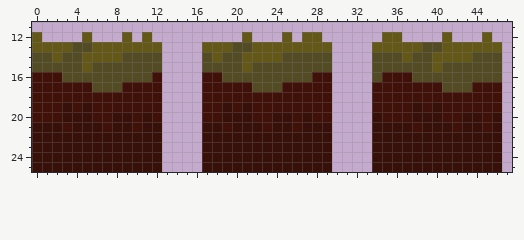
One commit to this pixel-art sprite: asetss/blocks.png. That is the earlier state.
The file is 55x17 pixels. Shown: x 0..47, y 11..25. The old version is drawn lined up with the new one, on the new canvas.
After the commit:
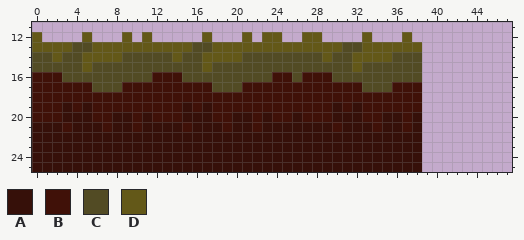
Palette (. is transparent): A #361009  B #401108  C #524b24  D #635818
Author's note on the commit: pro zebe zlatíčko <3
Difference:
canvas 55x17 -> 55x26, the old top-left corner now at -4,11 (the part of the old canvas that was cut away was empty and is not shown)
y 12: x 17 . -> D; x 23..25 ..D -> DD.; x 33 . -> D; x 35..37 DD. -> ..D; x 41 D -> .; x 45 D -> .
y 13: x 13..17 ....D -> DDDCC; x 20..21 CC -> DD; x 30..33 .... -> DCCD; x 39..46 CCDDDDDD -> ........
y 14: x 13..17 ....C -> CDCCD; x 19..24 CCDDDD -> DDCCCC; x 29..35 C....CC -> DCCDDDD; x 37 D -> C; x 39..46 CDDDDCCC -> ........
y 15: x 13..17 ....C -> CCCCD; x 21 D -> C; x 30..33 .... -> CCDC; x 39..46 CDCCCCCC -> ........
y 16: x 13..18 ....BB -> BBCCCC; x 24..25 CC -> BB; x 27 C -> B; x 30..33 .... -> CCCC; x 35..37 BBB -> CCC; x 39..46 CCCCCCCC -> ........
y 17: x 13..16 .... -> BBBB; x 18..20 BBB -> CCC; x 22..24 CCC -> BBB; x 30..35 ....BB -> BBBCCC; x 39..46 BBCCCBBB -> ........
y 18: x 13..16 .... -> BBBB; x 30..33 .... -> BBBB; x 39..46 BBBBBBBB -> ........
y 19: x 13..17 ....B -> BBABA; x 19 A -> B; x 21 A -> B; x 30..33 .... -> ABAB; x 38..46 ABABBBBBB -> B........
y 20: x 13..17 ....B -> BBAAA; x 19 A -> B; x 23..27 BAABA -> ABBAB; x 30..36 ....ABB -> AAABBAA; x 39..46 AABBAABA -> ........
y 21: x 13..16 .... -> AABA; x 22..23 AB -> BA; x 26 B -> A; x 30..34 ....A -> BAAAB; x 37..46 ABAAABAABA -> BA........
y 22..25: x 13..16 .... -> AAAA; x 30..33 .... -> AAAA; x 39..46 AAAAAAAA -> ........
Where, in picture pixels (left, top, right, bottom), the same in both pictures:
changed: (162, 32, 502, 172)
